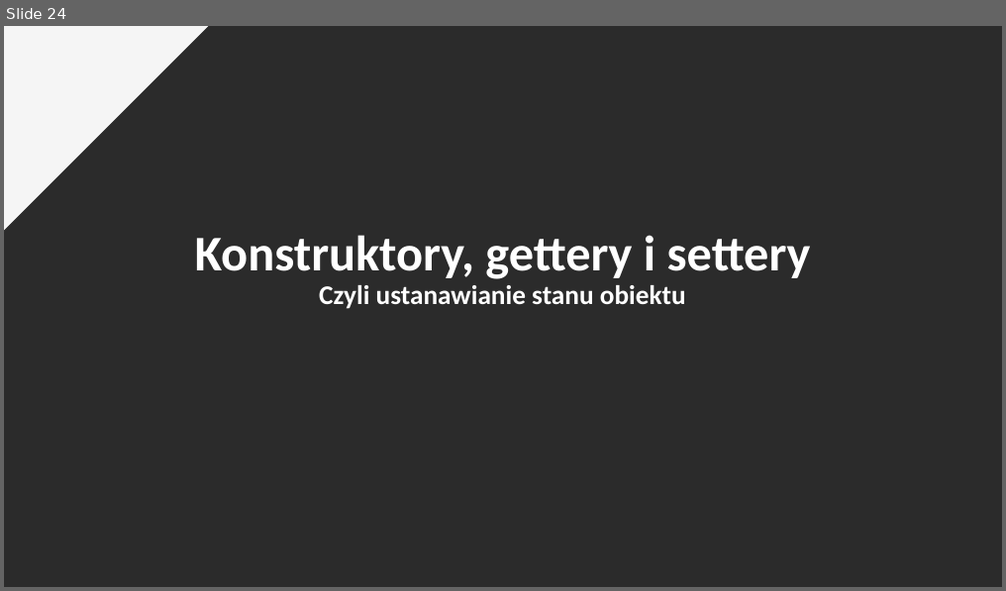
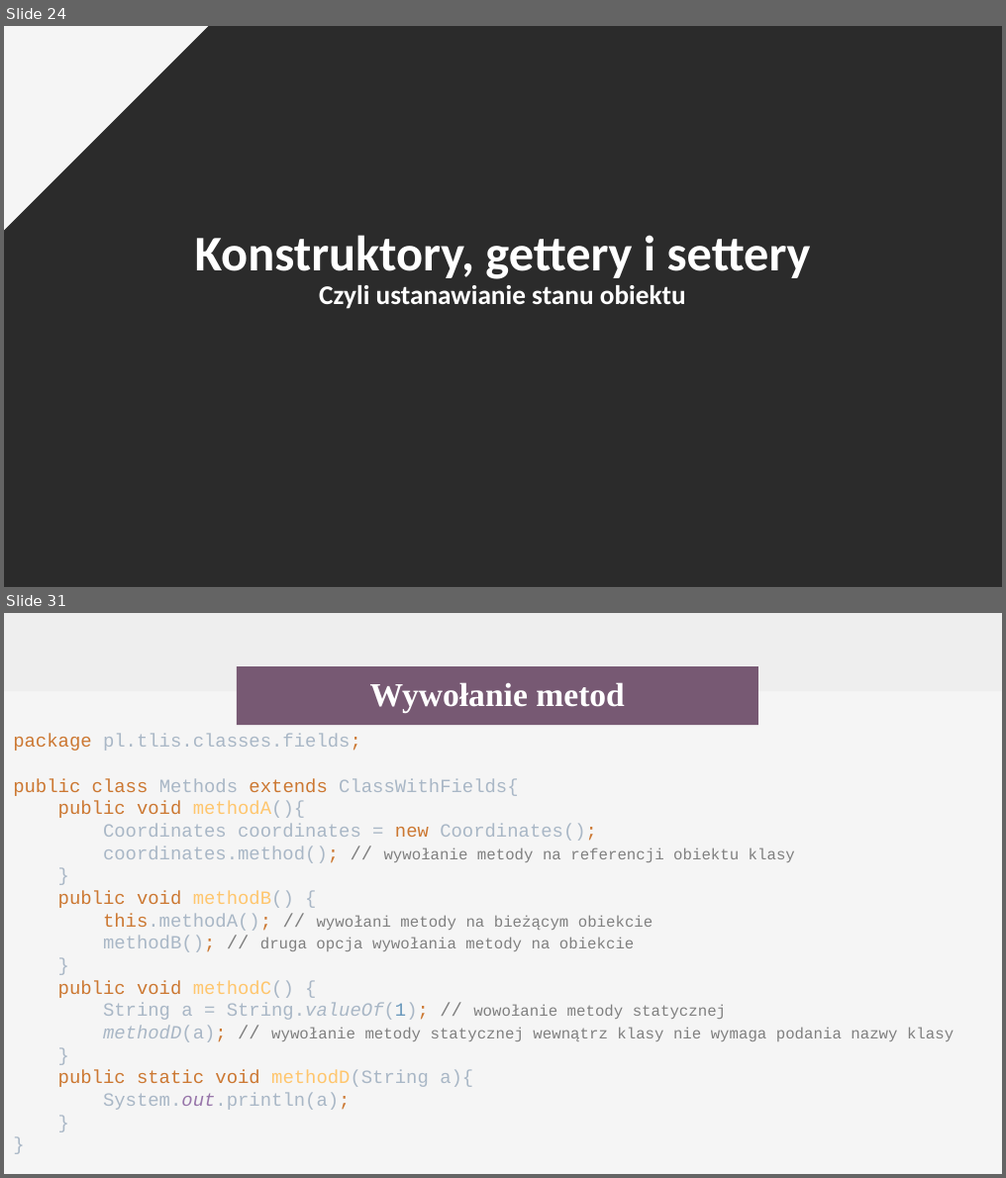
Before and after one commit to testuser-design/TESTwro8_Podstawy_programowania, a slide deck: Wstęp do programowania 20200718.odp. Shown one above the other, each under a label of ours: slide 24 before the commit, slides 24 and 31 after it; the slides between them are not shown. The pictures are 1006x591 and 1006x1178 pixels, drawn with LibreOffice and Linux fonts; fonts in the diff are those of the drawing; background and template pictures are left out; a plain dark background stands for a picture behind light text. Boxes give left, top, right and bottom in pixels: in the first picture for what was removed or moved away, otherwise in the second. Text is boxed around its words. In the diff, an @@ line names an element or a change of style, - is before the commit and + after.

```diff
--- a/Wstęp do programowania 20200718.odp
+++ b/Wstęp do programowania 20200718.odp
@@ slide 31 added at (4, 613, 1002, 1174), background #F5F5F5 @@
@@ rectangle added at (4, 613, 1002, 691), fill #EEEEEE @@
@@ rectangle added at (237, 666, 758, 725), fill #775973, 32 pt, text #FFFFFF, bold @@
+Wywołanie metod
@@ text added at (13, 734, 953, 1110), 18 pt, text #808080 @@
+package pl.tlis.classes.fields;
+public class Methods extends ClassWithFields{
+public void methodA(){
+Coordinates coordinates = new Coordinates();
+coordinates.method(); // wywołanie metody na referencji obiektu klasy
+}
+public void methodB() {
+this.methodA(); // wywołani metody na bieżącym obiekcie
+methodB(); // druga opcja wywołania metody na obiekcie
+}
+public void methodC() {
+String a = String.valueOf(1); // wowołanie metody statycznej
+methodD(a); // wywołanie metody statycznej wewnątrz klasy nie wymaga podania nazwy klasy
+}
+public static void methodD(String a){
+System.out.println(a);
+}
+}
```
Also in this commit, not shown: 1 slide changed, 7 other slides added.
